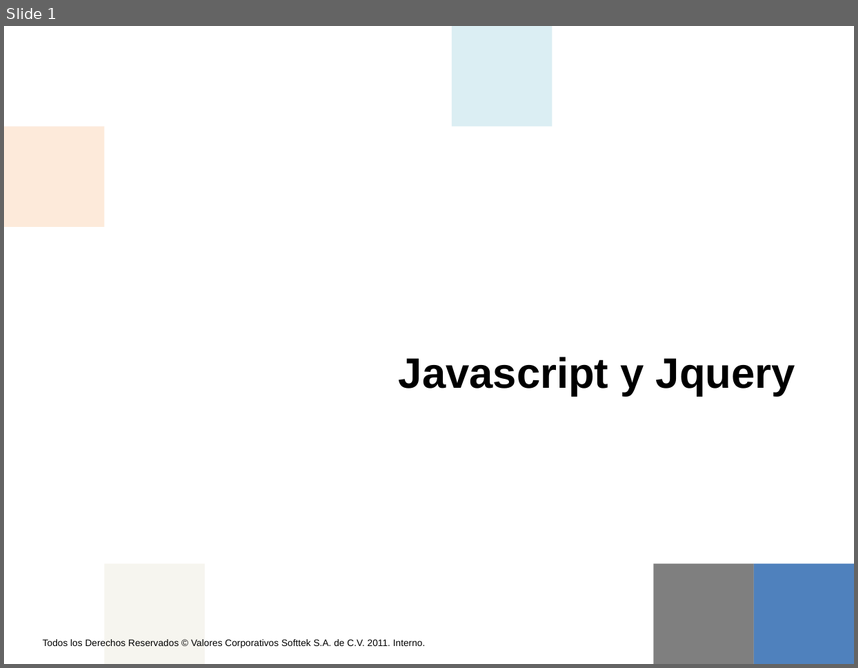
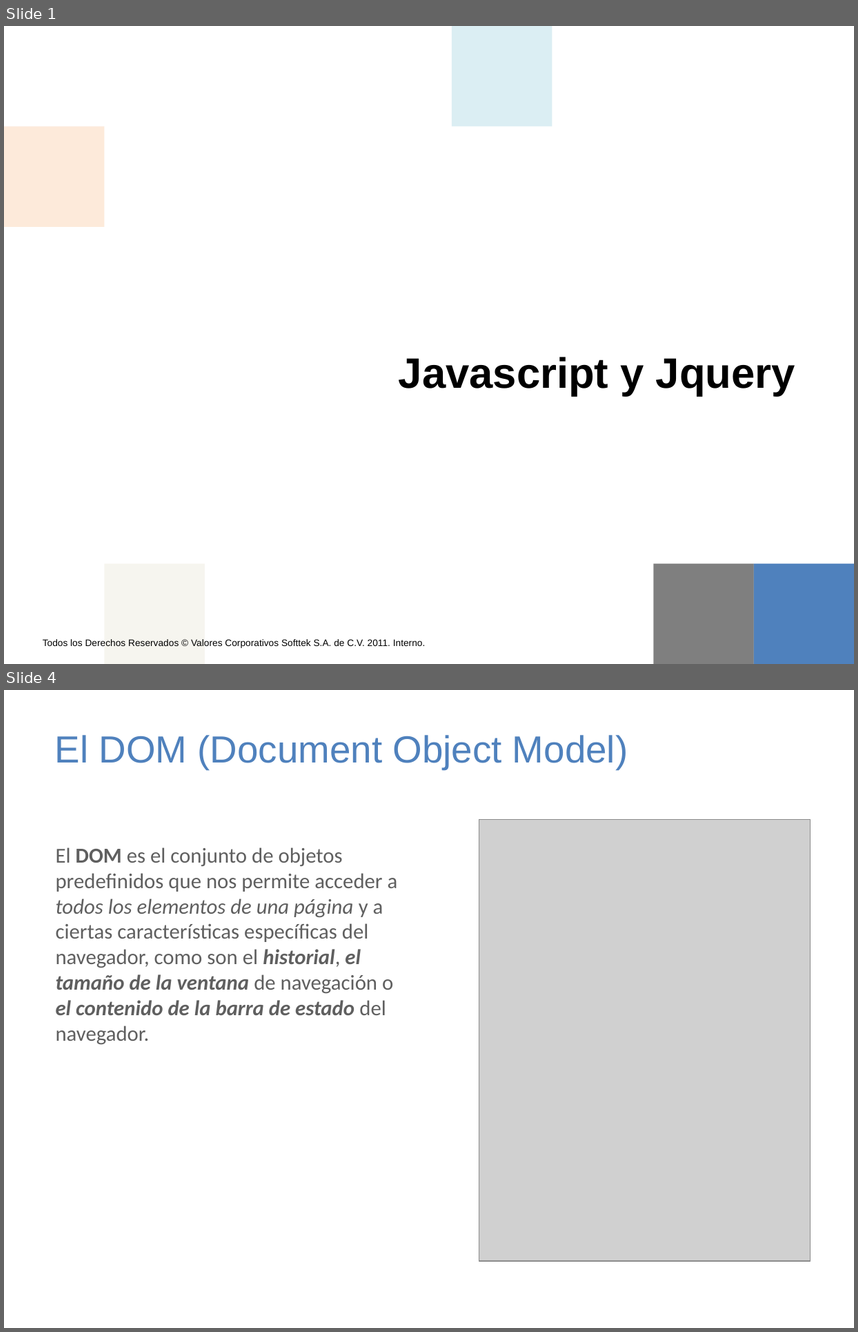
Before and after one commit to AlanNoboa/STKJavascriptJquery, a slide deck: Javascript y JQuery.pptx. Shown one above the other, each under a label of ours: slide 1 before the commit, slides 1 and 4 after it; the slides between them are not shown. The pictures are 858x668 and 858x1332 pixels, drawn with LibreOffice and Linux fonts; fonts in the diff are those of the drawing; grey boxes stand for pictures; background and template pictures are left out. Boxes give left, top, right and bottom in pixels: in the first picture for what was removed or moved away, otherwise in the second. Text is boxed around its words. In the diff, an @@ line names an element or a change of style, - is before the commit and + after.

```diff
--- a/Javascript y JQuery.pptx
+++ b/Javascript y JQuery.pptx
@@ slide 4 added at bbox=[4, 690, 854, 1328], background #FFFFFF @@
@@ title added at bbox=[55, 735, 628, 769], 32 pt, text #4F81BD @@
+El DOM (Document Object Model)
@@ picture added at bbox=[479, 819, 810, 1261] @@
@@ text added at bbox=[56, 847, 398, 1045], 18 pt, text #5F5F5F @@
+El DOM es el conjunto de objetos predefinidos que nos permite acceder a todos los elementos de una página y a ciertas características específicas del navegador, como son el historial, el tamaño de la ventana de navegación o el contenido de la barra de estado del navegador.
```
Also in this commit, not shown: 14 other slides added.
